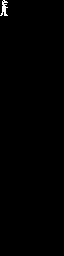
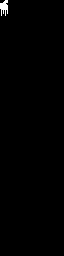
Revision of a layered w=64, h=256 image; what changed, layer by layer:
painted on "Background" over 0, 0, 8, 16
